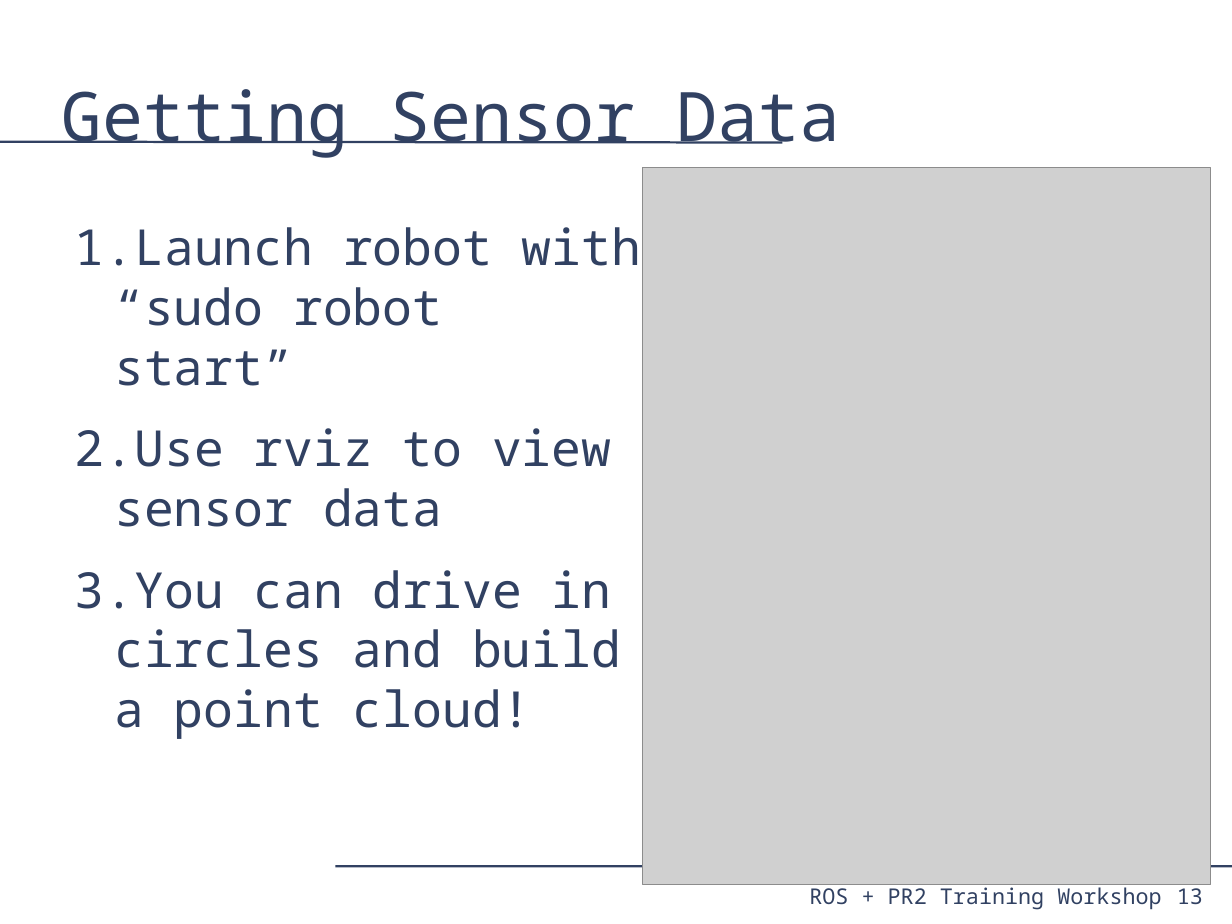
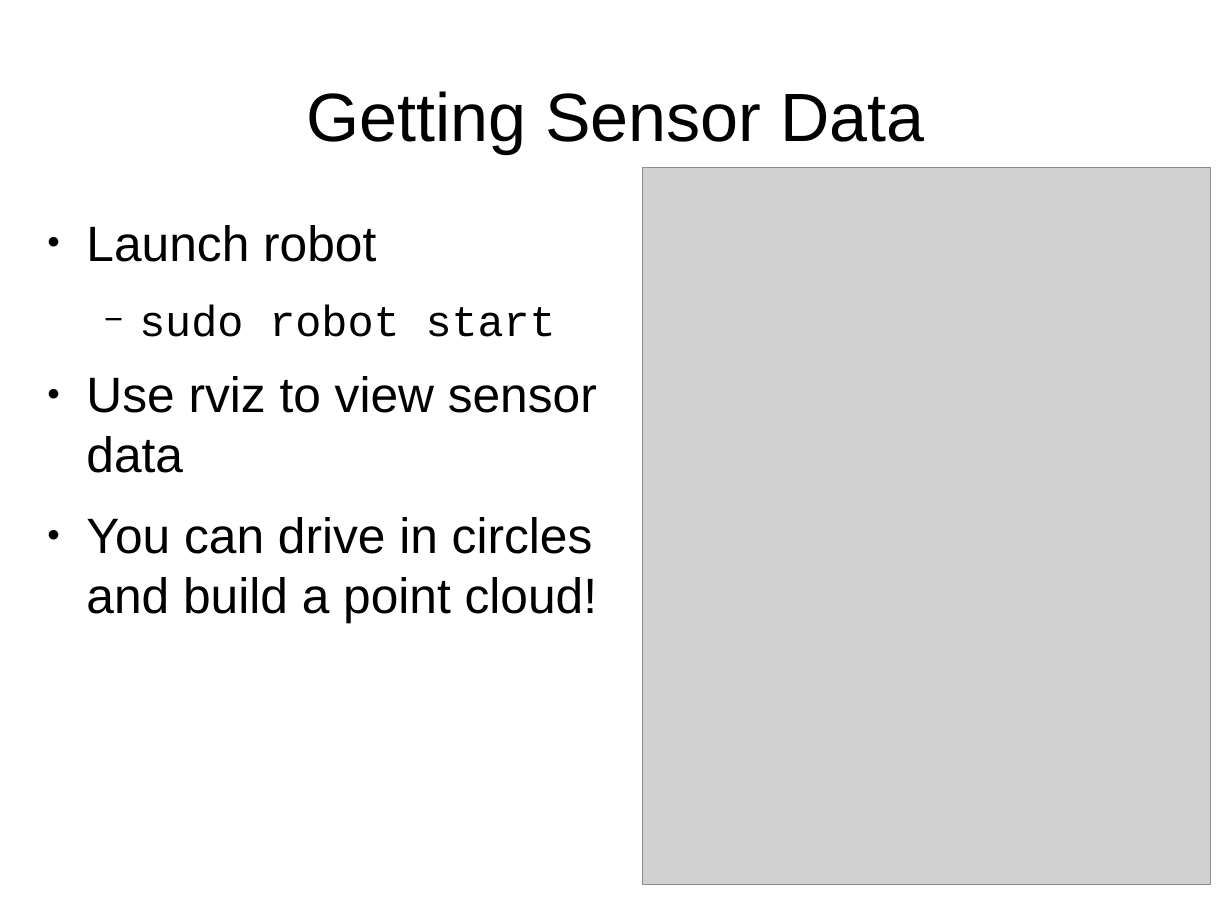
Before and after one commit to PR2/pr2_docs, a slide deck: slide 16 of pr2_training_workshop/modifying_pr2/adding_sensor.odp (slide 13 before the commit). Drawn at 1232x924 pixels with LibreOffice and Linux fonts; fonts in the diff are those of the drawing; grey boxes stand for pictures. Boxes give left, top, right and bottom in pixels: in the first picture for what was removed or moved away, otherwise in the second. Text is boxed around its words. In the diff, an @@ line names an element or a change of style, - is before the commit and + after.

Commit message:
Adding sensor now has corrections and additions from Eric and Keenan

```diff
--- a/pr2_training_workshop/modifying_pr2/adding_sensor.odp
+++ b/pr2_training_workshop/modifying_pr2/adding_sensor.odp
@@ title "Getting Sensor Data" at [306, 91, 924, 153]: font Noto Sans Mono to Arial, text colour #314162 to #000000; alignment left to centre @@
@@ line removed from (0, 142) to (783, 142) @@
@@ text "Launch robot": place and size @@
-text "Launch robot" at [75, 227, 641, 739]
+text "Launch robot" at [86, 225, 597, 622]
@@ text at [86, 225, 556, 337]: text changed; size 32 to 28 pt; font Noto Sans Mono to Courier New; text colour #314162 to #000000 @@
-1. Launch robot with “sudo robot start”
+● Launch robot
+  − sudo robot start
@@ text at [86, 376, 597, 622]: font Noto Sans Mono to Arial, text colour #314162 to #000000 in "Use rviz to view sensor data", "You can drive in circles and build ..."; bullet 1. to ●; bullet colour #314162 to #000000 @@
@@ line removed from (335, 866) to (1232, 866) @@
@@ text removed at [809, 887, 1161, 910] @@
-ROS + PR2 Training Workshop
@@ page number removed at [1177, 884, 1203, 905] @@
-13
```
Also in this commit, not shown: 13 other slides changed, 4 slides added, 1 slide removed.
